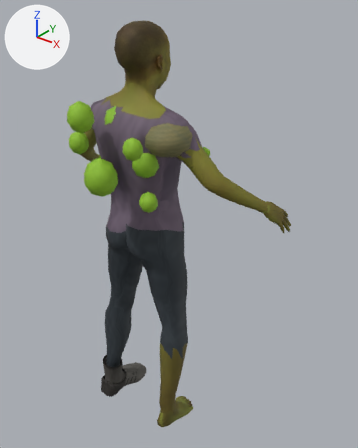
Renders of the FBX model Assets/Resources/ProductionArt/Toxic.fbx from each side of a commit.
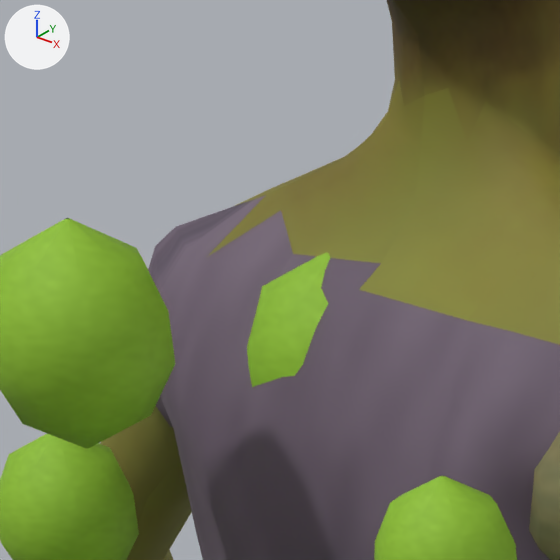
Each version appears first whole from a 50 mm lens placed at (1.342, -1.377, 1.964), pointed at (0.092, 0.185, 0.995), and next in a close-up on the part from 19% to 42% of the width and 16% to 33% of the height. Every picture has the same lights, and +X, +Y and +Z are marked at upper left. The first two pictures are the older version.

In view in the first close-up: 'Toxic skinned body'.
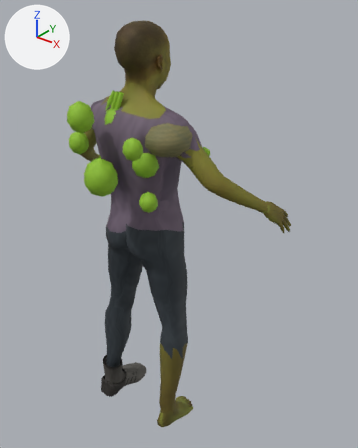
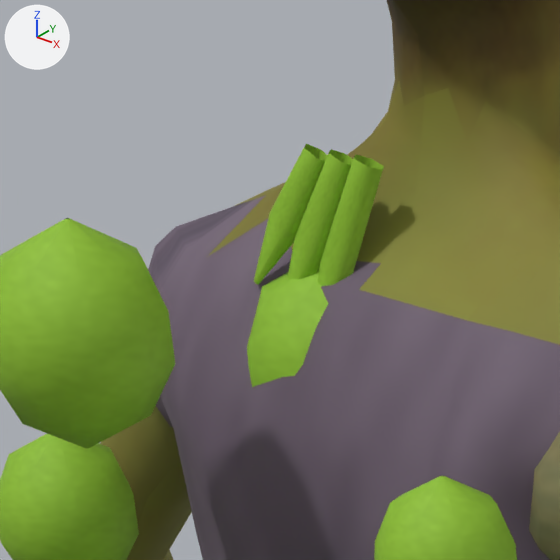
Pixel boxes (x1, y1, x2, y2) of what changed, in the close-ups (560 x 560 px):
part 1 of me_toxic_skin, added (green): after (287, 149, 353, 280)
part 2 of me_toxic_skin, added (green): after (318, 155, 384, 286)
part 3 of me_toxic_skin, built on: before (247, 252, 327, 354); after (247, 144, 328, 354)

The change in detail:
me_toxic_skin is used by ob_toxic_skinned_body; location (0.0, 0.0, 0.0).
me_toxic_skin had 3456 vertices, 5276 faces and spanned x -0.56..0.56, y -0.25..0.38, z 0.01..1.84.
me_toxic_skin now has 3510 vertices, 5312 faces and spans x -0.56..0.56, y -0.25..0.38, z 0.01..1.84.
me_toxic_skin part 1: a new loose piece of 18 vertices spanning x -0.06..-0.02, y -0.05..-0.02, z 1.5..1.6, in mat_character_atlas.
me_toxic_skin part 2: a new loose piece of 18 vertices spanning x -0.05..0.0, y -0.05..-0.02, z 1.49..1.6, in mat_character_atlas.
Part 3, on me_toxic_skin:
4 faces are deleted.
18 vertices are added at x -0.08..-0.04, y -0.05..-0.02, z 1.52..1.6.
16 new faces join them.
